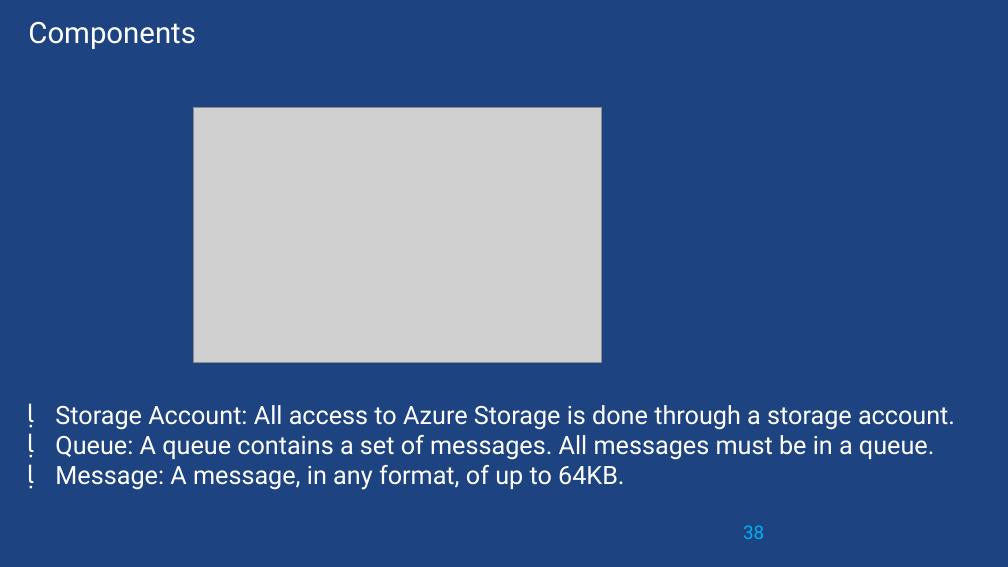
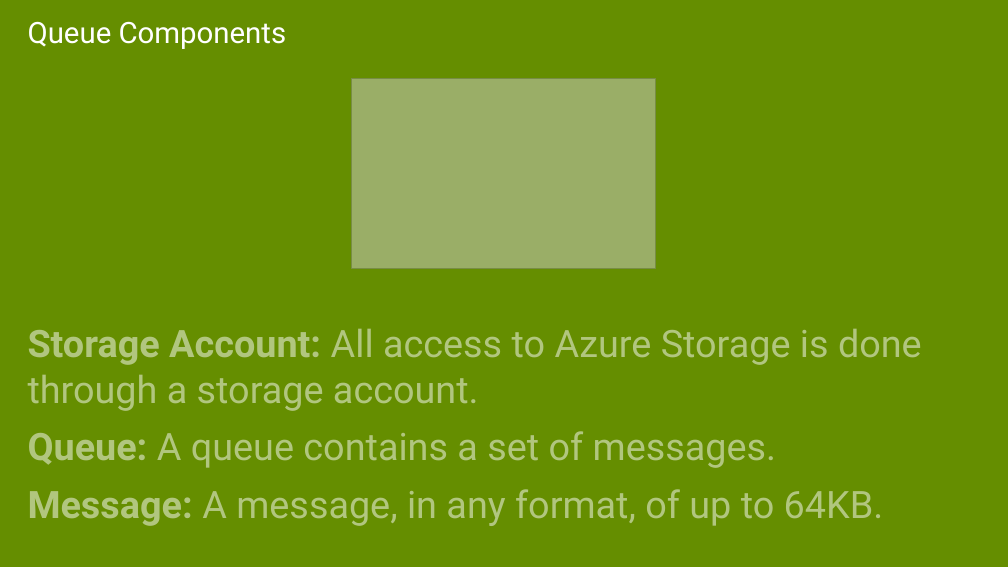
Before and after one commit to sack212/BasicAzureCamp, a slide deck: slide 56 of Data-Storage/Data-Storage.pptx (slide 38 before the commit). Drawn at 1008x567 pixels with LibreOffice and Linux fonts; fonts in the diff are those of the drawing; grey boxes stand for pictures. Boxes give left, top, right and bottom in pixels: in the first picture for what was removed or moved away, otherwise in the second. Text is boxed around its words. In the diff, an @@ line names an element or a change of style, - is before the commit and + after.

Commit message:
Updates to Data-Storage including first unit test style demo.

```diff
--- a/Data-Storage/Data-Storage.pptx
+++ b/Data-Storage/Data-Storage.pptx
@@ background #1D4380 to #658E00 @@
@@ text at <box>28,21,287,49</box>: text changed @@
-Components
+Queue Components
@@ rectangle added at <box>324,58,662,280</box>, fill #658E00 at 50% opacity @@
@@ picture: place and size @@
-picture at <box>194,107,602,362</box>
+picture at <box>352,79,656,268</box>
@@ text "Storage Account: All access to ...": place and size @@
-text "Storage Account: All access to ..." at <box>55,405,955,490</box>
+text "Storage Account: All access to ..." at <box>28,328,922,526</box>
@@ text "Storage Account: All access to ..." at <box>28,328,922,526</box>: vertical alignment top to middle @@
@@ rectangle added at <box>0,325,1008,423</box>, fill #658E00 at 50% opacity @@
@@ text at <box>28,328,922,526</box>: size 24 to 36 pt in "Storage Account: All access to Azure Storage ...", "Message: A message, in any format, of ..."; bold on in "Storage Account:", "Message:"; bullet  to none; more space between paragraphs @@
@@ rectangle added at <box>0,417,1008,481</box>, fill #658E00 at 50% opacity @@
@@ text at <box>28,431,776,468</box>: text changed; size 24 to 36 pt @@
- Queue: A queue contains a set of messages. All messages must be in a queue.
+Queue: A queue contains a set of messages.
@@ rectangle added at <box>0,480,1008,567</box>, fill #658E00 at 50% opacity @@
@@ page number removed at <box>743,525,764,539</box> @@
-38
```
Also in this commit, not shown: 42 other slides changed, 25 slides added, 2 slides removed, 12 other files.
